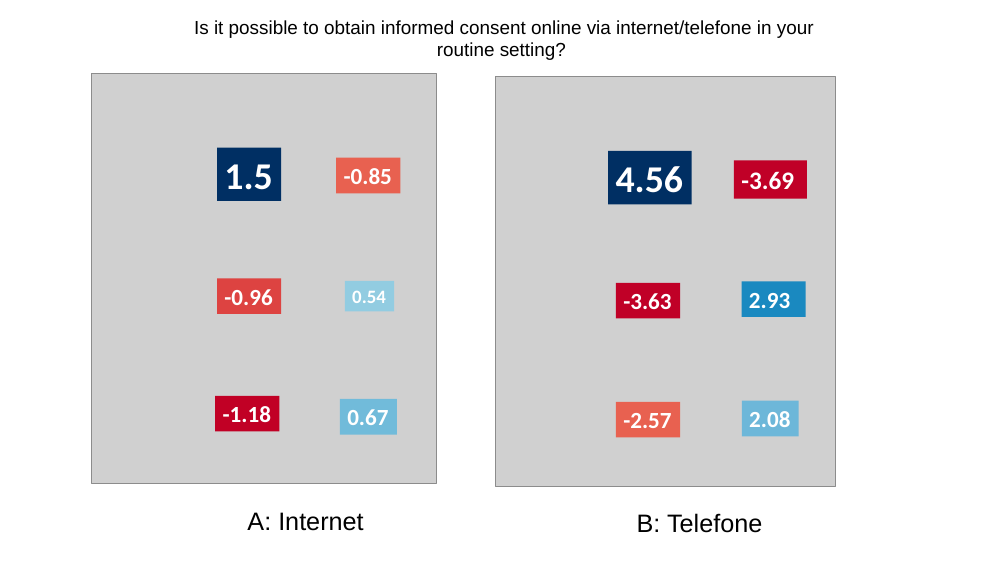
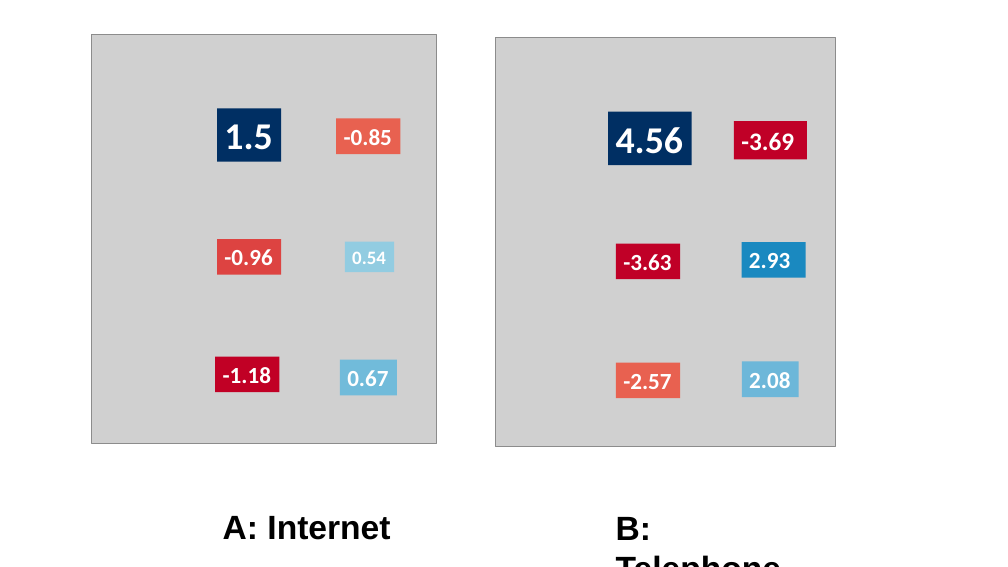
Before and after one commit to GrigorijSchleifer/EJA-ESAIC-survey, a slide deck: slide 1 of Plots.pptx. Drawn at 1008x567 pixels with LibreOffice and Linux fonts; fonts in the diff are those of the drawing; grey boxes stand for pictures. Boxes give left, top, right and bottom in pixels: in the first picture for what was removed or moved away, otherwise in the second. Text is boxed around its words. In the diff, an @@ line names an element or a change of style, - is before the commit and + after.

```diff
--- a/Plots.pptx
+++ b/Plots.pptx
@@ text removed at <box>194,20,814,60</box> @@
-Is it possible to obtain informed consent online via internet/telefone in your routine setting?
@@ 12 rectangles, 2 pictures: place and size @@
-12 rectangles, 2 pictures at <box>92,73,836,486</box>
+12 rectangles, 2 pictures at <box>92,34,836,447</box>
@@ text "A: Internet": place and size @@
-text "A: Internet" at <box>247,512,363,531</box>
+text "A: Internet" at <box>223,516,390,540</box>
@@ text "A: Internet" at <box>223,516,390,540</box>: size 24 to 32 pt, bold on @@
@@ text at <box>616,517,651,540</box>: text changed; size 24 to 32 pt; bold on @@
-B: Telefone
+B: Telephone
```
Also in this commit, not shown: 1 other file.
